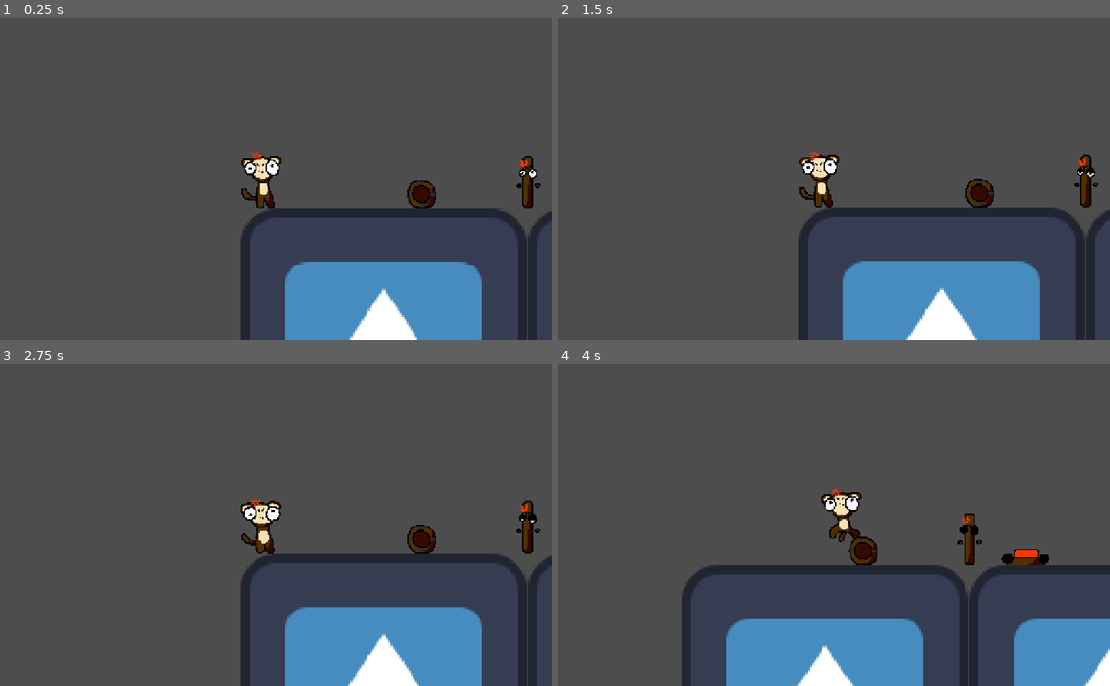
Above: before the commit, frames 1-4 (two rows, left to right).
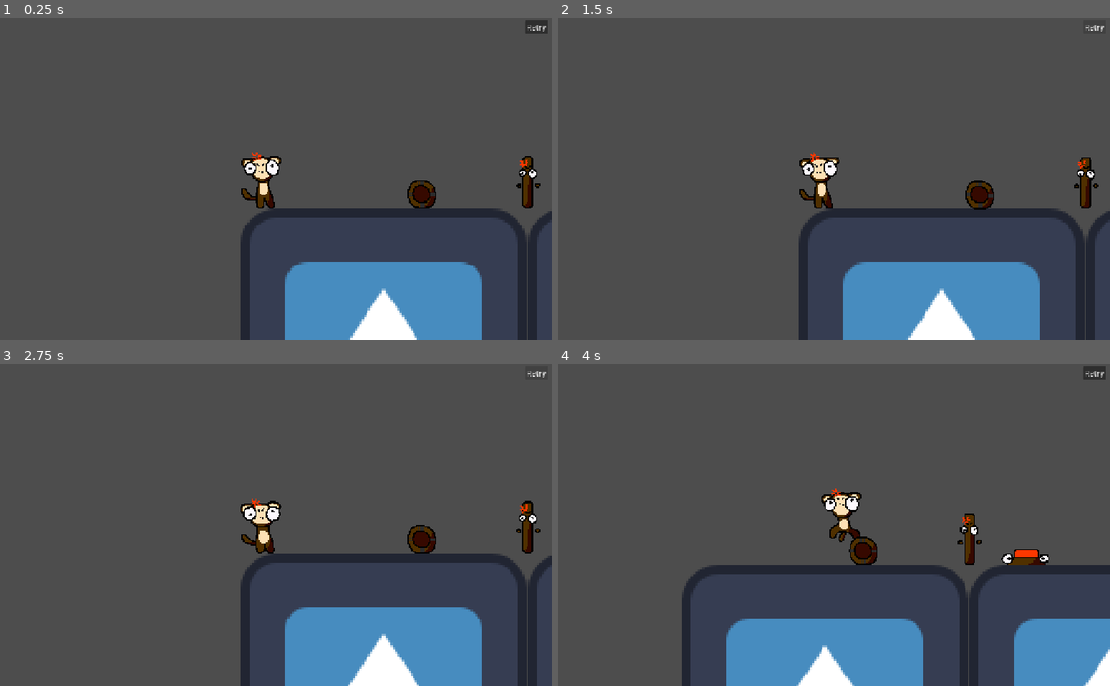
Above: after the commit, the same moments.

Repository: valk0x29a/godot-wild-jam
Game: Godot game, scene res://scenes/scene_1.tscn
Two runs of this game, one before a commit and one after it. Both use one fixed random seed, a clock stepped at 60 frames per second and the inputs below. The engine's default icon, where the game draws it, is replaced by a stand-in: a white triangle on a blue panel in a dark square.
Inputs (mouse positions are in pixels of both pictures, inside the frame that each line leads up to):
- Up to frame 1 (0.25 s): no input
- Up to frame 2 (1.5 s): click (1093, 27) at 0.5 s, where only the run after the commit has a clickable "Retry"; click (1093, 27) at 1.25 s, where only the run after the commit has a clickable "Retry"
- Up to frame 3 (2.75 s): click (535, 373) at 2 s, where only the run after the commit has a clickable "Retry"
- Up to frame 4 (4 s): move the mouse to (949, 508) at 2.77 s; hold D (Right) from 2.78 s (still down); tap E (Interact) at 2.85 s; tap W (Jump) at 3.02, 3.77 s; move the mouse to (707, 541) at 3.52 s; click (707, 541) at 3.6 s

The runs differ from the first frame. In frame 1, 0.2% of the frame differs, in the area x 95-100%, y 0-5%; in frame 2, 1.2%, in the area x 43-100%, y 2-100%; in frame 3, 0.1%; in frame 4, 0.2%.
Error in both runs: Invalid access to property or key 'global_position' on a base object of type 'null instance'. (res://scripts/enemy.gd:35)

Commit message:
retry button

Diff:
--- a/prefabs/player.tscn
+++ b/prefabs/player.tscn
@@ -2,6 +2,7 @@
 
 [ext_resource type="Script" uid="uid://dkxqlo5ktyyac" path="res://scripts/player.gd" id="1_72ieh"]
 [ext_resource type="Texture2D" uid="uid://bxq5rn8tkmp7y" path="res://assets/sprites/sprite-sheets/monkey-full-Sheet.png" id="2_4dohe"]
+[ext_resource type="Script" uid="uid://bnqavgnnx1fl3" path="res://scripts/retry_button.gd" id="3_r66lb"]
 
 [sub_resource type="AtlasTexture" id="AtlasTexture_8rb0w"]
 atlas = ExtResource("2_4dohe")
@@ -154,3 +155,13 @@
 offset_top = -46.0
 offset_right = -63.0
 offset_bottom = 18.0
+
+[node name="CanvasLayer" type="CanvasLayer" parent="." unique_id=557152218]
+
+[node name="Button" type="Button" parent="CanvasLayer" unique_id=233957405]
+offset_left = 1220.0
+offset_top = 5.0
+offset_right = 1270.0
+offset_bottom = 36.0
+text = "Retry"
+script = ExtResource("3_r66lb")
--- a/scenes/scene_5.tscn
+++ b/scenes/scene_5.tscn
@@ -2,9 +2,7 @@
 
 [ext_resource type="PackedScene" uid="uid://clnu47p5k0w8n" path="res://prefabs/player.tscn" id="1_88xdn"]
 [ext_resource type="PackedScene" uid="uid://dy83k5bsh4m4" path="res://prefabs/prototype_block.tscn" id="2_mgkls"]
-[ext_resource type="PackedScene" uid="uid://eadexlx14bww" path="res://prefabs/bouncable_barrel.tscn" id="3_f8pt5"]
-[ext_resource type="PackedScene" uid="uid://becukr2fpntm5" path="res://prefabs/button.tscn" id="4_olxyb"]
-[ext_resource type="PackedScene" uid="uid://bv4nxvf3716i6" path="res://prefabs/door.tscn" id="5_b5uwh"]
+[ext_resource type="PackedScene" uid="uid://k1tgehm75ndm" path="res://prefabs/scene_teleporter.tscn" id="3_vlsbu"]
 
 [node name="Scene2" type="Node2D" unique_id=575129649]
 
@@ -23,67 +21,6 @@
 position = Vector2(944.99994, 511)
 scale = Vector2(5, 5)
 
-[node name="PrototypeBlock20" parent="." unique_id=1854551990 instance=ExtResource("2_mgkls")]
-position = Vector2(1585, 511.00003)
-scale = Vector2(5, 5)
-
-[node name="Bouncable Barrel" parent="." unique_id=1008551793 instance=ExtResource("3_f8pt5")]
-position = Vector2(734, 132)
-
-[node name="PrototypeBlock3" parent="." unique_id=1387667800 instance=ExtResource("2_mgkls")]
-position = Vector2(1123, -392)
-
-[node name="PrototypeBlock4" parent="." unique_id=416288819 instance=ExtResource("2_mgkls")]
-position = Vector2(1390, 130)
-
-[node name="PrototypeBlock5" parent="." unique_id=1046727074 instance=ExtResource("2_mgkls")]
-position = Vector2(994, -260)
-
-[node name="PrototypeBlock6" parent="." unique_id=1725097206 instance=ExtResource("2_mgkls")]
-position = Vector2(996, -2)
-
-[node name="PrototypeBlock7" parent="." unique_id=420551183 instance=ExtResource("2_mgkls")]
-position = Vector2(866, -1)
-
-[node name="PrototypeBlock8" parent="." unique_id=1400753618 instance=ExtResource("2_mgkls")]
-position = Vector2(868, -130)
-
-[node name="PrototypeBlock9" parent="." unique_id=923724714 instance=ExtResource("2_mgkls")]
-position = Vector2(864, -259)
-
-[node name="PrototypeBlock10" parent="." unique_id=722474767 instance=ExtResource("2_mgkls")]
-position = Vector2(857, -535)
-
-[node name="PrototypeBlock11" parent="." unique_id=924227903 instance=ExtResource("2_mgkls")]
-position = Vector2(1122, -260)
-
-[node name="PrototypeBlock12" parent="." unique_id=1006618675 instance=ExtResource("2_mgkls")]
-position = Vector2(1376, -520)
-
-[node name="PrototypeBlock13" parent="." unique_id=1910598788 instance=ExtResource("2_mgkls")]
-position = Vector2(1380, -395)
-
-[node name="PrototypeBlock14" parent="." unique_id=1772595238 instance=ExtResource("2_mgkls")]
-position = Vector2(1378, -266)
-
-[node name="PrototypeBlock15" parent="." unique_id=1477603971 instance=ExtResource("2_mgkls")]
-position = Vector2(1380, -136)
-
-[node name="PrototypeBlock16" parent="." unique_id=1366711840 instance=ExtResource("2_mgkls")]
-position = Vector2(1388, -5)
-
-[node name="Button" parent="." unique_id=527419653 instance=ExtResource("4_olxyb")]
-position = Vector2(989, -130)
-
-[node name="Door" parent="." unique_id=1435623570 instance=ExtResource("5_b5uwh")]
-position = Vector2(-85, 190)
-rotation = 1.5521023
-door_open_offset = Vector2(-128, 0)
-
-[node name="PrototypeBlock17" parent="." unique_id=956814068 instance=ExtResource("2_mgkls")]
-position = Vector2(-73, 893)
-
-[node name="PrototypeBlock18" parent="." unique_id=420223340 instance=ExtResource("2_mgkls")]
-position = Vector2(-202, 108)
-
-[connection signal="on_button_press" from="Button" to="Door" method="open"]
+[node name="SceneTeleporter" parent="." unique_id=1448952218 instance=ExtResource("3_vlsbu")]
+position = Vector2(1145, 108)
+scene_name = "scene_6"
--- /dev/null
+++ b/scenes/scene_6.tscn
@@ -0,0 +1,78 @@
+[gd_scene format=3 uid="uid://33pht8yax354"]
+
+[ext_resource type="PackedScene" uid="uid://clnu47p5k0w8n" path="res://prefabs/player.tscn" id="1_j61ln"]
+[ext_resource type="PackedScene" uid="uid://dy83k5bsh4m4" path="res://prefabs/prototype_block.tscn" id="2_vidl5"]
+[ext_resource type="PackedScene" uid="uid://eadexlx14bww" path="res://prefabs/bouncable_barrel.tscn" id="3_cyi7w"]
+[ext_resource type="PackedScene" uid="uid://b71xxxmgpio42" path="res://prefabs/enemy.tscn" id="4_xxmdd"]
+[ext_resource type="PackedScene" uid="uid://k1tgehm75ndm" path="res://prefabs/scene_teleporter.tscn" id="5_xxmdd"]
+[ext_resource type="PackedScene" uid="uid://becukr2fpntm5" path="res://prefabs/button.tscn" id="6_8t33k"]
+[ext_resource type="PackedScene" uid="uid://bv4nxvf3716i6" path="res://prefabs/door.tscn" id="7_kabkq"]
+
+[node name="Scene2" type="Node2D" unique_id=575129649]
+
+[node name="Player" parent="." unique_id=75895601 instance=ExtResource("1_j61ln")]
+position = Vector2(180, 128)
+
+[node name="PrototypeBlock" parent="." unique_id=1170064865 instance=ExtResource("2_vidl5")]
+position = Vector2(304, 511.00003)
+scale = Vector2(5, 5)
+
+[node name="PrototypeBlock19" parent="." unique_id=692698605 instance=ExtResource("2_vidl5")]
+position = Vector2(-460.99994, 527)
+scale = Vector2(5, 5)
+
+[node name="PrototypeBlock22" parent="." unique_id=12856576 instance=ExtResource("2_vidl5")]
+position = Vector2(1666.9998, -311.99988)
+scale = Vector2(5, 5)
+
+[node name="PrototypeBlock20" parent="." unique_id=845752734 instance=ExtResource("2_vidl5")]
+position = Vector2(1586, 513.00006)
+scale = Vector2(5, 5)
+
+[node name="PrototypeBlock21" parent="." unique_id=1390162862 instance=ExtResource("2_vidl5")]
+position = Vector2(2236, 512.00006)
+scale = Vector2(5, 5)
+
+[node name="PrototypeBlock2" parent="." unique_id=230863990 instance=ExtResource("2_vidl5")]
+position = Vector2(944.99994, 511)
+scale = Vector2(5, 5)
+
+[node name="PrototypeBlock3" parent="." unique_id=1010641385 instance=ExtResource("2_vidl5")]
+position = Vector2(744, -66)
+
+[node name="PrototypeBlock4" parent="." unique_id=1917304151 instance=ExtResource("2_vidl5")]
+position = Vector2(882, -69)
+
+[node name="PrototypeBlock5" parent="." unique_id=2046787422 instance=ExtResource("2_vidl5")]
+position = Vector2(1010, -66)
+
+[node name="Bouncable Barrel" parent="." unique_id=1008551793 instance=ExtResource("3_cyi7w")]
+position = Vector2(416, 131)
+
+[node name="Bouncable Barrel2" parent="." unique_id=778960042 instance=ExtResource("3_cyi7w")]
+position = Vector2(568, 131)
+
+[node name="Enemy" parent="." unique_id=1239631154 instance=ExtResource("4_xxmdd")]
+position = Vector2(1458, 124)
+
+[node name="Enemy2" parent="." unique_id=1076499426 instance=ExtResource("4_xxmdd")]
+position = Vector2(1638, 134)
+
+[node name="Enemy3" parent="." unique_id=397907056 instance=ExtResource("4_xxmdd")]
+position = Vector2(1786, 131)
+
+[node name="Enemy4" parent="." unique_id=1041494095 instance=ExtResource("4_xxmdd")]
+position = Vector2(1928, 131)
+
+[node name="SceneTeleporter" parent="." unique_id=1448952218 instance=ExtResource("5_xxmdd")]
+position = Vector2(2081, 113)
+scene_name = "scene_7"
+
+[node name="Button" parent="." unique_id=527419653 instance=ExtResource("6_8t33k")]
+position = Vector2(873, -195)
+
+[node name="Door" parent="." unique_id=1435623570 instance=ExtResource("7_kabkq")]
+position = Vector2(2010, 133)
+door_open_offset = Vector2(0, -128)
+
+[connection signal="on_button_press" from="Button" to="Door" method="open"]
--- /dev/null
+++ b/scenes/scene_7.tscn
@@ -0,0 +1,58 @@
+[gd_scene format=3 uid="uid://c1eian4e21x1x"]
+
+[ext_resource type="PackedScene" uid="uid://clnu47p5k0w8n" path="res://prefabs/player.tscn" id="1_cfcac"]
+[ext_resource type="PackedScene" uid="uid://dy83k5bsh4m4" path="res://prefabs/prototype_block.tscn" id="2_gnyjb"]
+[ext_resource type="PackedScene" uid="uid://eadexlx14bww" path="res://prefabs/bouncable_barrel.tscn" id="3_8hhow"]
+[ext_resource type="PackedScene" uid="uid://b71xxxmgpio42" path="res://prefabs/enemy.tscn" id="4_jpbfi"]
+
+[node name="Scene2" type="Node2D" unique_id=575129649]
+
+[node name="Player" parent="." unique_id=75895601 instance=ExtResource("1_cfcac")]
+position = Vector2(180, 128)
+
+[node name="PrototypeBlock" parent="." unique_id=1170064865 instance=ExtResource("2_gnyjb")]
+position = Vector2(304, 511.00003)
+scale = Vector2(5, 5)
+
+[node name="PrototypeBlock19" parent="." unique_id=692698605 instance=ExtResource("2_gnyjb")]
+position = Vector2(-460.99994, 527)
+scale = Vector2(5, 5)
+
+[node name="PrototypeBlock20" parent="." unique_id=845752734 instance=ExtResource("2_gnyjb")]
+position = Vector2(1586, 513.00006)
+scale = Vector2(5, 5)
+
+[node name="PrototypeBlock21" parent="." unique_id=1390162862 instance=ExtResource("2_gnyjb")]
+position = Vector2(2225, 516)
+scale = Vector2(5, 5)
+
+[node name="PrototypeBlock2" parent="." unique_id=230863990 instance=ExtResource("2_gnyjb")]
+position = Vector2(944.99994, 511)
+scale = Vector2(5, 5)
+
+[node name="PrototypeBlock3" parent="." unique_id=1010641385 instance=ExtResource("2_gnyjb")]
+position = Vector2(744, -66)
+
+[node name="PrototypeBlock4" parent="." unique_id=1917304151 instance=ExtResource("2_gnyjb")]
+position = Vector2(882, -69)
+
+[node name="PrototypeBlock5" parent="." unique_id=2046787422 instance=ExtResource("2_gnyjb")]
+position = Vector2(1010, -66)
+
+[node name="Bouncable Barrel" parent="." unique_id=1008551793 instance=ExtResource("3_8hhow")]
+position = Vector2(416, 131)
+
+[node name="Bouncable Barrel2" parent="." unique_id=778960042 instance=ExtResource("3_8hhow")]
+position = Vector2(568, 131)
+
+[node name="Enemy" parent="." unique_id=1239631154 instance=ExtResource("4_jpbfi")]
+position = Vector2(1458, 124)
+
+[node name="Enemy2" parent="." unique_id=1076499426 instance=ExtResource("4_jpbfi")]
+position = Vector2(1638, 134)
+
+[node name="Enemy3" parent="." unique_id=397907056 instance=ExtResource("4_jpbfi")]
+position = Vector2(1786, 131)
+
+[node name="Enemy4" parent="." unique_id=1041494095 instance=ExtResource("4_jpbfi")]
+position = Vector2(1928, 131)
--- /dev/null
+++ b/scripts/retry_button.gd
@@ -0,0 +1,7 @@
+extends Button
+
+func _ready() -> void:
+    pressed.connect(retry);
+
+func retry():
+    get_tree().reload_current_scene();
Not shown, added: scripts/retry_button.gd.uid
